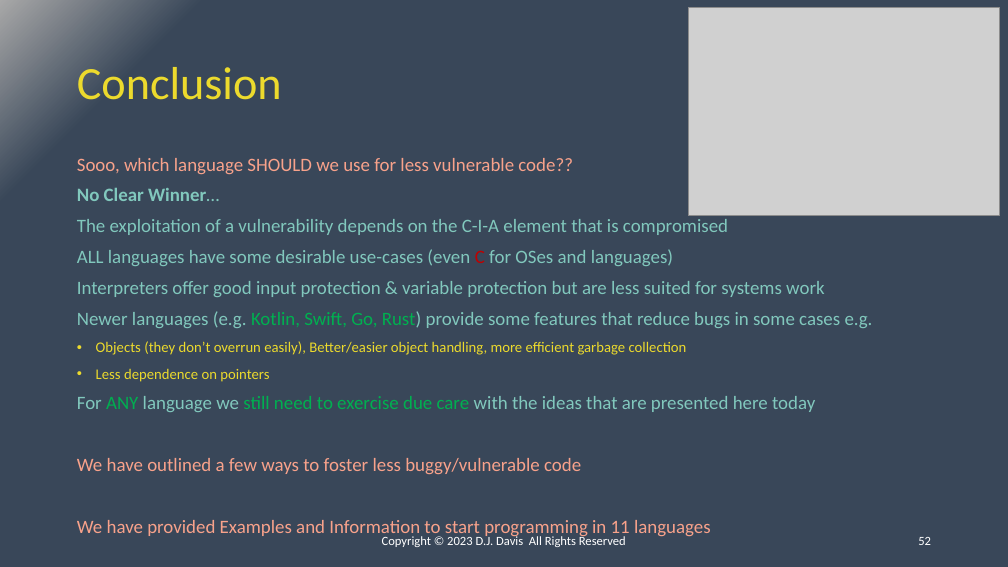
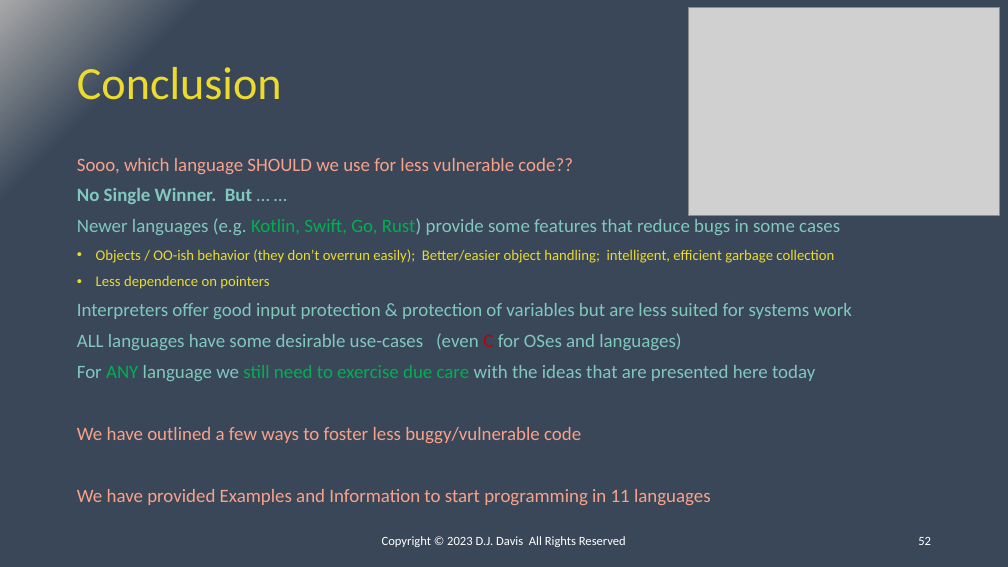
Before and after one commit to ipv3/DC31-BIC, a slide deck: slide 52 of Presentation.pptx. Drawn at 1008x567 pixels with LibreOffice and Linux fonts; fonts in the diff are those of the drawing; grey boxes stand for pictures. Boxes give left, top, right and bottom in pixels: in the first picture for what was removed or moved away, otherwise in the second. Text is boxed around its words. In the diff, an @@ line names an element or a change of style, - is before the commit and + after.

```diff
--- a/Presentation.pptx
+++ b/Presentation.pptx
@@ text at <box>77,188,852,319</box>: text changed @@
-No Clear Winner…
-The exploitation of a vulnerability depends on the C-I-A element that is compromised
+No Single Winner. But … …
+Newer languages (e.g. Kotlin, Swift, Go, Rust) provide some features that reduce bugs in some cases
+• Objects / OO-ish behavior (they don’t overrun easily); Better/easier object handling; intelligent, efficient garbage collection
+• Less dependence on pointers
+Interpreters offer good input protection & protection of variables but are less suited for systems work
@@ text at <box>77,281,873,382</box>: paragraphs removed @@
-Interpreters offer good input protection & variable protection but are less suited for systems work
-Newer languages (e.g. Kotlin, Swift, Go, Rust) provide some features that reduce bugs in some cases e.g.
-• Objects (they don’t overrun easily), Better/easier object handling, more efficient garbage collection
-• Less dependence on pointers
```
Also in this commit, not shown: 2 other slides changed.
